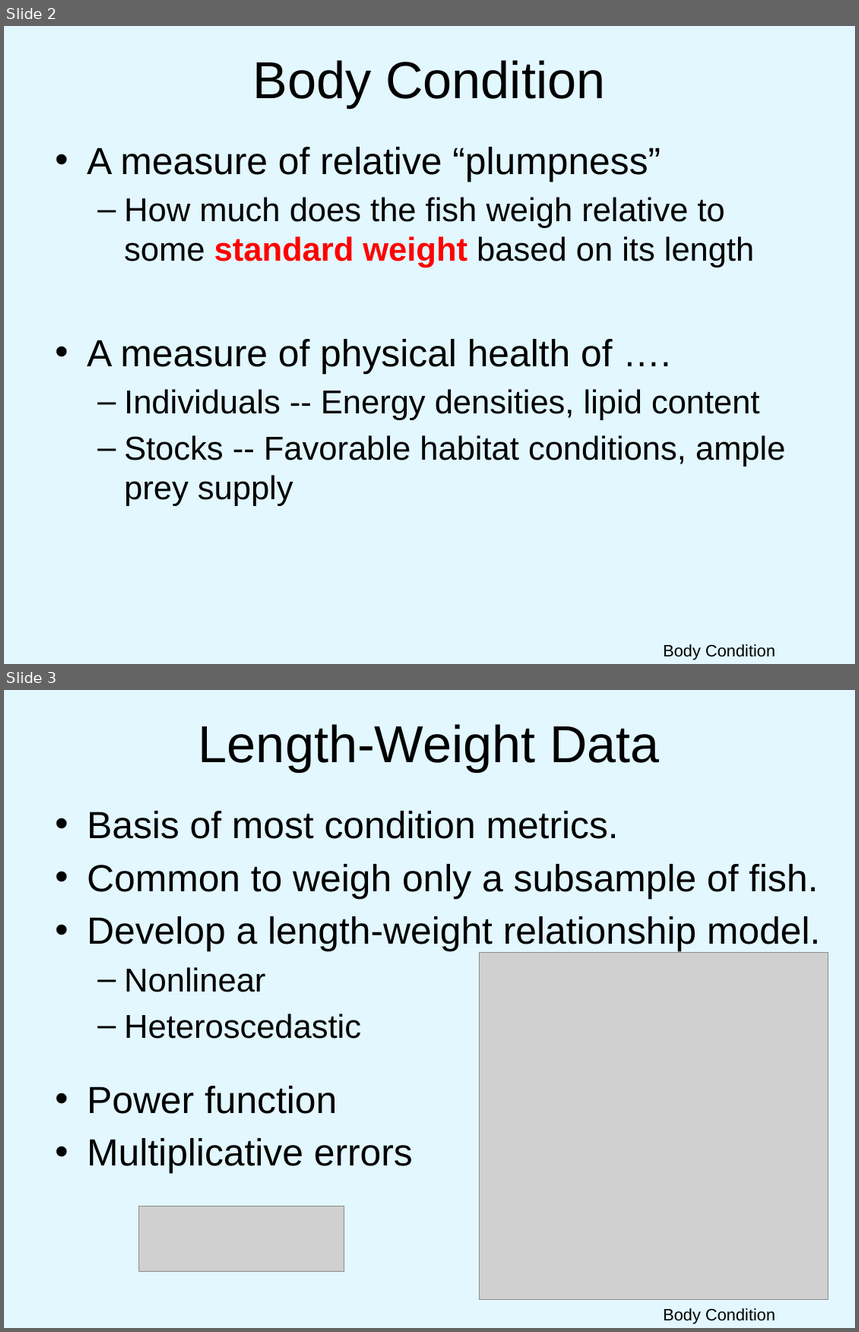
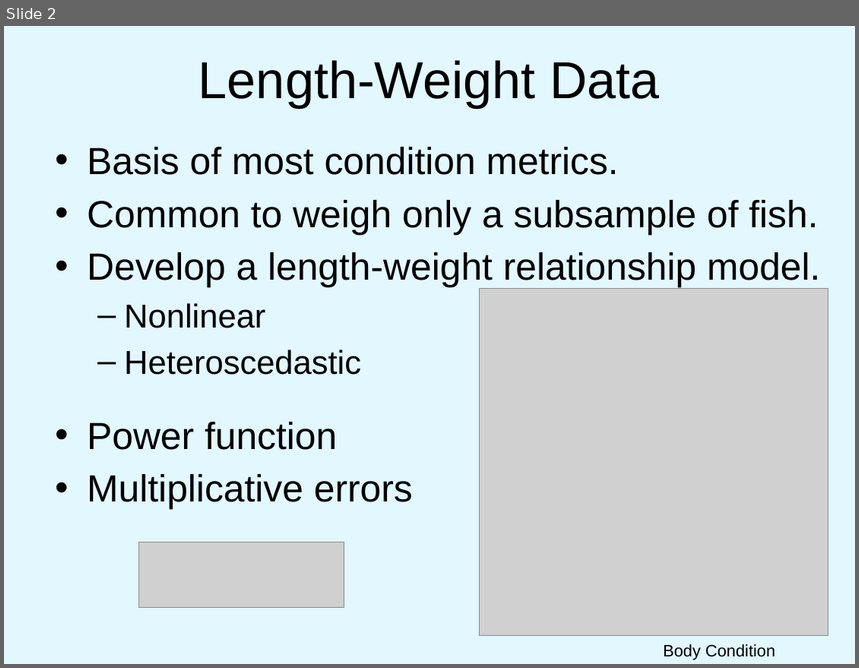
Before and after one commit to droglenc/NCNRS349, a slide deck: modules/Weight-Length/PPT.pptx. Shown one above the other, each under a label of ours: slides 2 and 3 before the commit, slide 2 after it. The pictures are 859x1332 and 859x668 pixels, drawn with LibreOffice and Linux fonts; fonts in the diff are those of the drawing; grey boxes stand for pictures; background and template pictures are left out. Boxes give left, top, right and bottom in pixels: in the first picture for what was removed or moved away, otherwise in the second. Text is boxed around its words. In the diff, an @@ line names an element or a change of style, - is before the commit and + after.

Commit message:
Fixed W-L and Condition PPTs

```diff
--- a/modules/Weight-Length/PPT.pptx
+++ b/modules/Weight-Length/PPT.pptx
@@ slide 2 removed at (x1=4, y1=26, x2=855, y2=664), background picture (left out) @@
@@ title removed at (x1=253, y1=60, x2=605, y2=108) @@
-Body Condition
@@ text removed at (x1=87, y1=147, x2=786, y2=506) @@
-• A measure of relative “plumpness”
-  – How much does the fish weigh relative to some standard weight based on its length
-• A measure of physical health of ….
-  – Individuals -- Energy densities, lipid content
-  – Stocks -- Favorable habitat conditions, ample prey supply
@@ text removed at (x1=663, y1=645, x2=775, y2=660) @@
-Body Condition
@@ what was slide 3 is now slide 2 @@
```
Also in this commit, not shown: 1 slide changed, 8 other slides removed, 1 other file.
